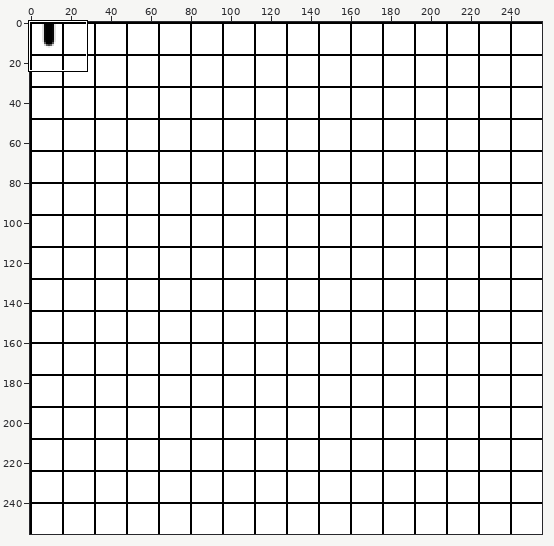
One commit to this sprite sheet: src/sagg25/res/textures/spritesheet.png. The first picture is a wide view before the edit; the outline marks the close-up.
Close-up. Earlier state:
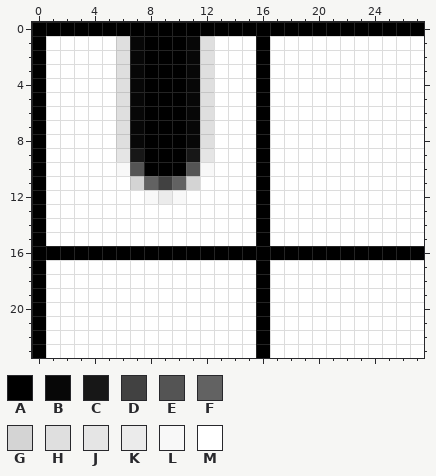
The file is 256x256 pixels. Colours within 5 levels of each other are drawn and written as one. Shown: x 0..27, y 0..23.
Palette (. is transparent): A #000000  B #070707  C #171717  D #414141  E #545454  F #626262  G #d4d4d4  H #dfdfdf  J #e5e5e5  K #ebebeb  L #f8f8f8  M #ffffff
Pixels before, first column x 0:
 0 AAAAAAAAAAAAAAAAAAAAAAAAAAAA
 1 AMMMMMHBAAABHMMMAMMMMMMMMMMM
 2 AMMMMMHBAAABHMMMAMMMMMMMMMMM
 3 AMMMMMHBAAABHMMMAMMMMMMMMMMM
 4 AMMMMMHBAAABHMMMAMMMMMMMMMMM
 5 AMMMMMHBAAABHMMMAMMMMMMMMMMM
 6 AMMMMMHBAAABHMMMAMMMMMMMMMMM
 7 AMMMMMHBAAABHMMMAMMMMMMMMMMM
 8 AMMMMMHBAAABHMMMAMMMMMMMMMMM
 9 AMMMMMJCAAACJMMMAMMMMMMMMMMM
10 AMMMMMLEAAAELMMMAMMMMMMMMMMM
11 AMMMMMMGFDFGMMMMAMMMMMMMMMMM
12 AMMMMMMMLKLMMMMMAMMMMMMMMMMM
13 AMMMMMMMMMMMMMMMAMMMMMMMMMMM
14 AMMMMMMMMMMMMMMMAMMMMMMMMMMM
15 AMMMMMMMMMMMMMMMAMMMMMMMMMMM
16 AAAAAAAAAAAAAAAAAAAAAAAAAAAA
17 AMMMMMMMMMMMMMMMAMMMMMMMMMMM
18 AMMMMMMMMMMMMMMMAMMMMMMMMMMM
19 AMMMMMMMMMMMMMMMAMMMMMMMMMMM
20 AMMMMMMMMMMMMMMMAMMMMMMMMMMM
21 AMMMMMMMMMMMMMMMAMMMMMMMMMMM
22 AMMMMMMMMMMMMMMMAMMMMMMMMMMM
23 AMMMMMMMMMMMMMMMAMMMMMMMMMMM
Once edited:
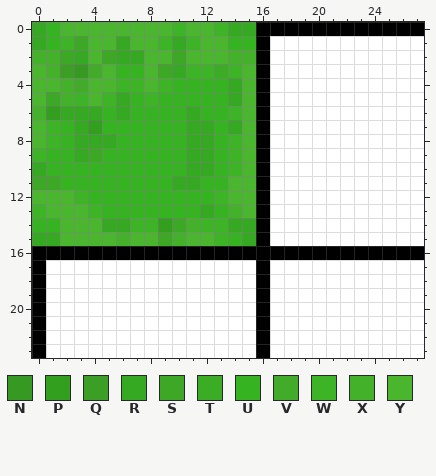
Colours new in this view: N #359922  P #329f1f  Q #3a9f24  R #35a921  S #3da726  T #3bad25  U #36b321  V #43ab2a  W #3db326  X #43b22a  Y #49b62e
Change:
Changed rows in their new state; - is an unchanged pixel.
first column x 0:
 0 RUYYYYYYYYWYYWRR
 1 RUWSYYRYYWRWYYUU
 2 XXSRYSRRYYSYYYXX
 3 YXQNVYUUYSRWWTWY
 4 YYXVYYWWYWUUUURY
 5 YSXWYWRUWUUUUURY
 6 XPRRRURUUUURUUWY
 7 YWURPUUUUUURRURY
 8 YWURRRUUUUURRUWY
 9 WUURSUUUUUURRUWY
10 RUUUUUUUUUURRUWY
11 SSUUUUUUUURRUUYY
12 YYYWUUUUUUUUUWYY
13 WYYYWUUUUUUURUXY
14 UUYYYRRWWPSXWWRR
15 RRYYYYXYYSXYYWUR
Pixel boxes of the changes (left, top, right, bottom) in both close-ups:
changed: (32, 22, 256, 246)
